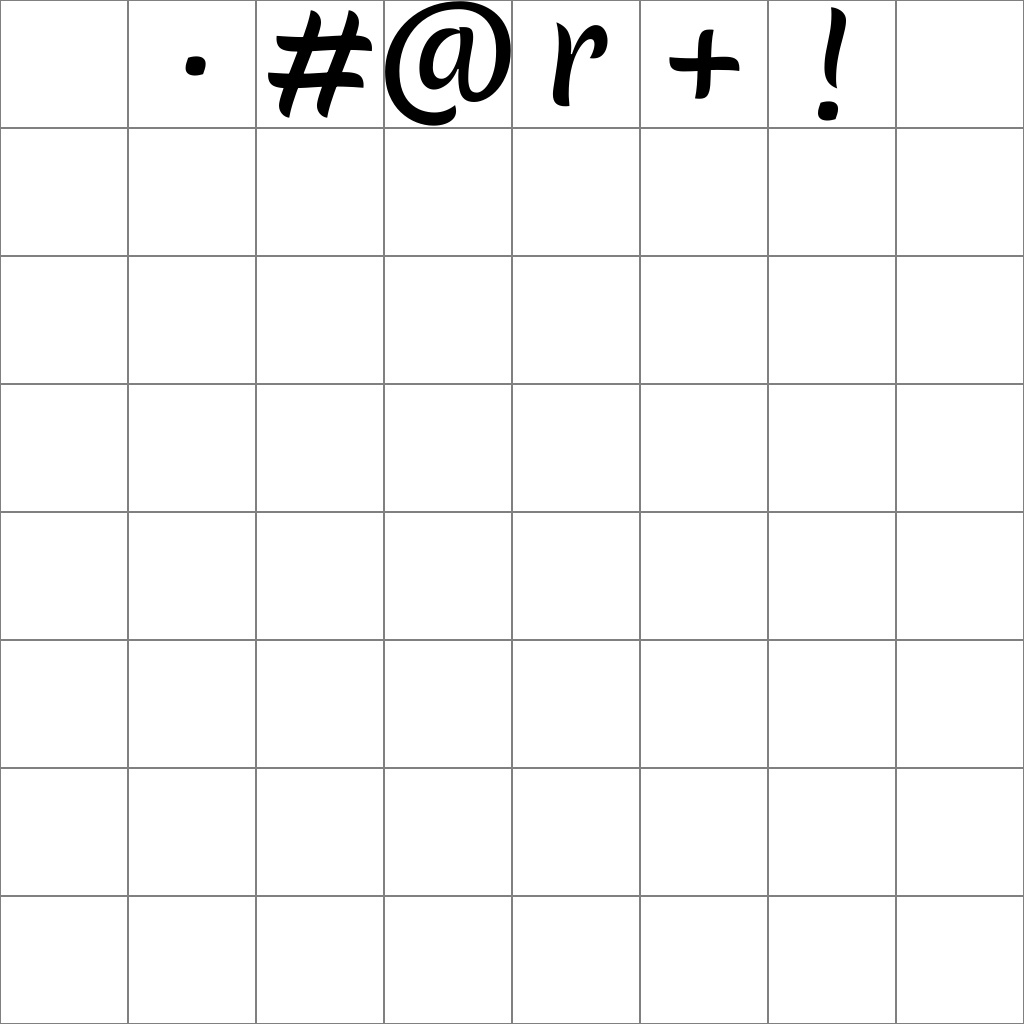
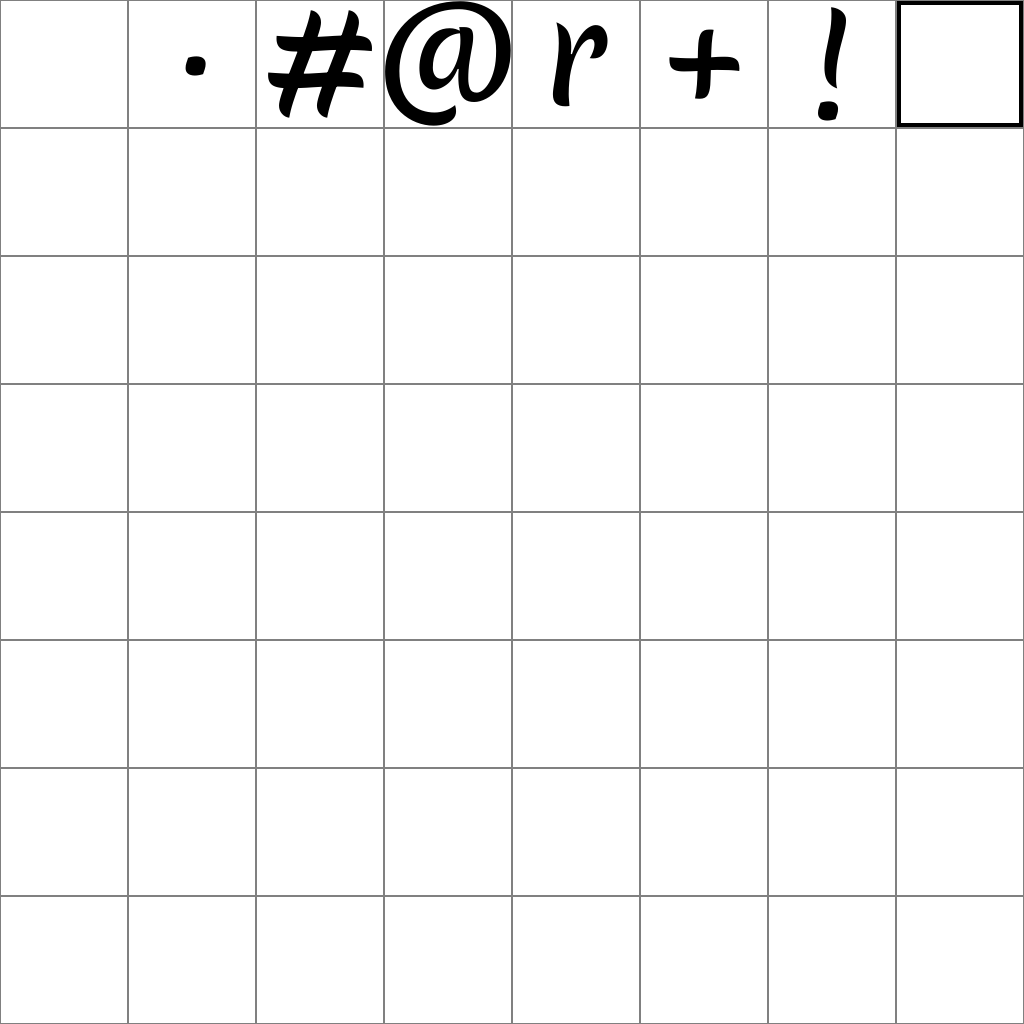
The second w=1024, h=1024 image is a revision of the first. Changes to its layers:
renamed "Background" to "frame", moved it above "!", painted on it over [897, 1, 1023, 127]
added layer "Background" over [897, 1, 1023, 127]
